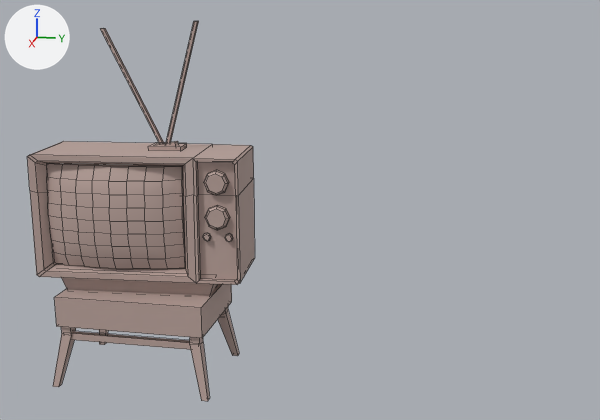
The FBX model BlindNight/Assets/Models/TV.fbx as it was, and as the next commit left it.
One viewpoint serves both versions: a camera (50 mm lens) standing at (1.51, 4.83, 2.24) and looking at (-3.72, 3.78, 0.93). The lights are fixed; the arrows at upper left show +X, +Y and +Z. Mesh edges are drawn as thin lines. Where no turn or scale is listed for an object, it has been applied to the vertices.

In view in the first picture: 'TV'.
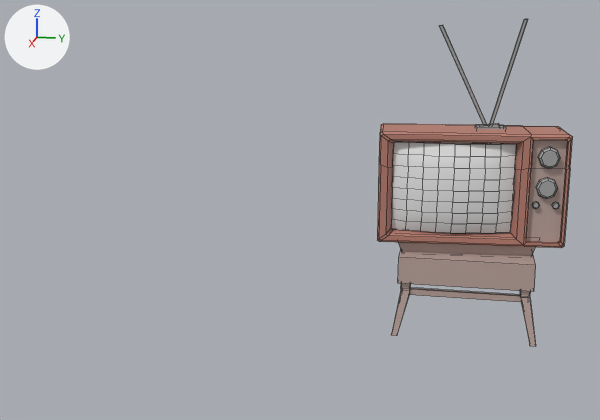
Pixel boxes [x1, y1, x2, y2] of what changed, in the pictures (600 x 420 px):
'TV', recoloured, reshaped, moved (14% narrower, 14% shorter)
    before: [27, 21, 255, 401]
    after: [377, 19, 573, 346]
part 1 of me_tv_mesh, built on
    before: [30, 141, 255, 282]
    after: [377, 123, 573, 248]
part 2 of me_tv_mesh, recoloured
    before: [46, 164, 185, 269]
    after: [391, 142, 516, 233]
part 3 of me_tv_mesh, recoloured
    before: [101, 21, 233, 242]
    after: [440, 19, 561, 209]

The change, as a diff of the scene's bpy script:
```diff
--- a/BlindNight/Assets/Models/TV.fbx.py
+++ b/BlindNight/Assets/Models/TV.fbx.py
@@ mat_tv_m @@
 mat_tv_m = principled_material('TV_M')
-mat_tv_m.base_color = (0.487, 0.361, 0.327)  # beige #b9a29b
+mat_tv_m.base_color = (0.487, 0.21, 0.162)  # pink #b97e70
 mat_tv_m.roughness = 0.69
@@ mat_tvscreen_m @@
+mat_tvscreen_m = principled_material('TVScreen_M')
+mat_tvscreen_m.base_color = (0.8, 0.8, 0.8)  # white #e7e7e7
+mat_tvscreen_m.roughness = 0.69
@@ mat_tvmetal_m @@
+mat_tvmetal_m = principled_material('TVMetal_M')
+mat_tvmetal_m.base_color = (0.376, 0.376, 0.376)  # grey #a5a5a5
+mat_tvmetal_m.roughness = 0.69
@@ mat_tvtable_m @@
+mat_tvtable_m = principled_material('TVTable_M')
+mat_tvtable_m.base_color = (0.487, 0.361, 0.327)  # beige #b9a29b
+mat_tvtable_m.roughness = 0.69
@@ me_tv_mesh @@
 # used by ob_tv; location = (-3.165, 2.909, 0.0)
-me_tv_mesh.from_pydata(...)  # 347 vertices, 276 faces; spans x -0.36..0.35, y -0.65..0.65, z -0.04..2.15
+me_tv_mesh.from_pydata(...)  # 371 vertices, 300 faces; spans x -0.36..0.35, y -0.66..0.66, z -0.04..2.15
+# me_tv_mesh part 1
+# 12 faces are deleted
+# 24 vertices are added at x -0.33..0.23, y -0.66..0.66, z 0.61..1.4
+# 36 new faces join them, mat_tv_m (pink #b97e70)
+# me_tv_mesh part 2: 64 faces spanning x 0.1..0.25, y -0.53..0.3, z 0.69..1.32 switch from mat_tv_m (beige #b9a29b) to mat_tvscreen_m (white #e7e7e7)
+# me_tv_mesh part 3: 96 faces spanning x -0.21..0.17, y -0.26..0.61, z 0.88..2.15 switch from mat_tv_m (beige #b9a29b) to mat_tvmetal_m (grey #a5a5a5)
+me_tv_mesh.materials.append(mat_tvtable_m)  # beige #b9a29b
@@ ob_tv @@
 ob_tv = bpy.data.objects.new('TV', me_tv_mesh)
-ob_tv.location = (-3.165, 2.909, 0.0)
+ob_tv.location = (-4.388, 4.872, 0.0)
```
